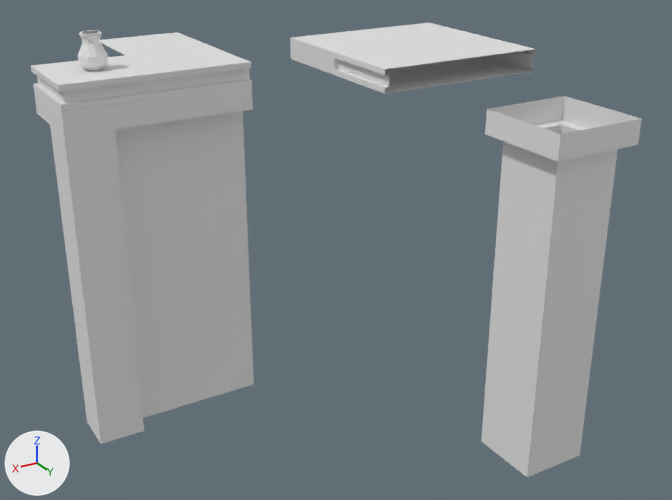
The FBX model Assets/Meshes/Environment/Floor_Bridge_Start.FBX, before and after one commit.
One viewpoint serves both versions: a camera (50 mm lens) standing at (5.42, 18.44, 4.54) and looking at (-4.25, 2.34, -3.52). Every picture has the same lights, and +X, +Y and +Z are marked at lower left. Where no turn or scale is listed for an object, it has been applied to the vertices.

The first picture shows 'Bridge', 'Bridge_Pillar', 'Floor', 'Floor_Bridge_Start', 'Floor_Corner', 'Floor_Edge', 'Vase', 'Wall', 'Wall_Corner'.
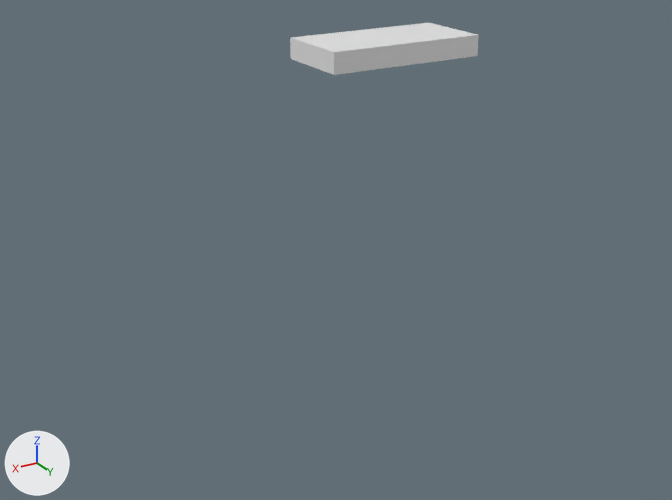
What differs and where, as boxes [x1, y1, x2, y2] in the pictures (672 x 500 px):
```json
{"object": "Bridge_Pillar", "change": "deleted", "before": [481, 96, 642, 477]}
{"object": "Wall_Corner", "change": "deleted", "before": [34, 90, 177, 444]}
{"object": "Wall", "change": "deleted", "before": [155, 86, 254, 407]}
{"object": "Bridge", "change": "deleted", "before": [334, 35, 536, 94]}
{"object": "Floor_Corner", "change": "deleted", "before": [31, 55, 161, 111]}
{"object": "Floor_Edge", "change": "deleted", "before": [126, 46, 252, 98]}
{"object": "Floor", "change": "deleted", "before": [100, 32, 210, 55]}
{"object": "Vase", "change": "deleted", "before": [78, 30, 108, 71]}
```

Scene script edits in JSON lines:
```json
{"op": "remove", "block": "ob_vase", "code": ["ob_vase = bpy.data.objects.new('Vase', me_mesh_007)", "ob_vase.location = (0.0, 0.0, 0.7)"]}
{"op": "remove", "block": "ob_bridge_pillar", "code": ["ob_bridge_pillar = bpy.data.objects.new('Bridge_Pillar', me_mesh_006)", "ob_bridge_pillar.location = (-7.0, 6.0, 0.5)"]}
{"op": "remove", "block": "ob_floor", "code": ["ob_floor = bpy.data.objects.new('Floor', me_mesh_008)", "ob_floor.location = (-2.0, -2.0, 0.5)"]}
{"op": "remove", "block": "ob_bridge", "code": ["ob_bridge = bpy.data.objects.new('Bridge', me_mesh_004)", "ob_bridge.location = (-7.0, 2.0, 0.5)"]}
{"op": "remove", "block": "ob_floor_edge", "code": ["ob_floor_edge = bpy.data.objects.new('Floor_Edge', me_mesh_001)", "ob_floor_edge.location = (-2.0, 0.0, 0.5)"]}
{"op": "remove", "block": "ob_wall_corner", "code": ["ob_wall_corner = bpy.data.objects.new('Wall_Corner', me_mesh_002)", "ob_wall_corner.location = (0.0, 0.01, 0.5)"]}
{"op": "remove", "block": "ob_wall", "code": ["ob_wall = bpy.data.objects.new('Wall', me_mesh_003)", "ob_wall.location = (-2.0, 0.0, 0.5)"]}
{"op": "remove", "block": "ob_floor_corner", "code": ["ob_floor_corner = bpy.data.objects.new('Floor_Corner', me_mesh)", "ob_floor_corner.location = (0.0, 0.0, 0.5)"]}
```
